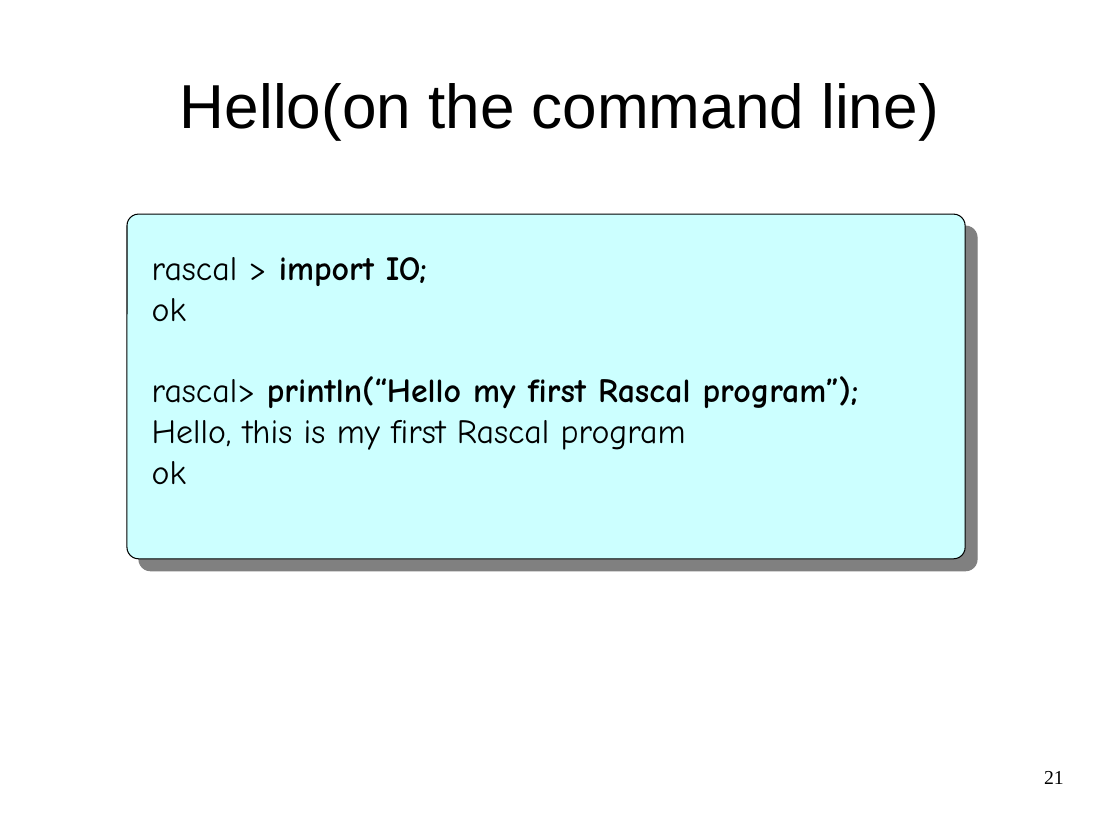
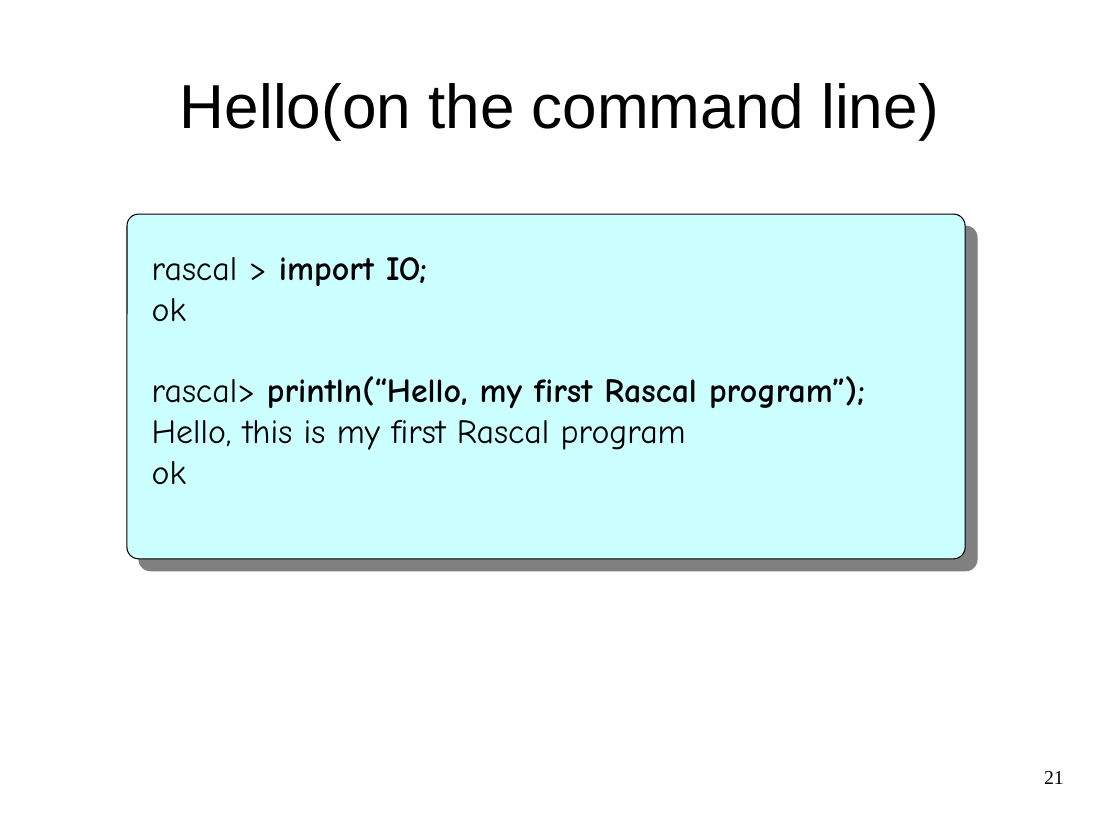
Before and after one commit to cwi-swat/meta-environment, a slide deck: slide 21 of meta-doc/analysis/rascal-slides/rascal-slides.odp. Drawn at 1120x840 pixels with LibreOffice and Linux fonts; fonts in the diff are those of the drawing; background and template pictures are left out. Boxes give left, top, right and bottom in pixels: in the first picture for what was removed or moved away, otherwise in the second. Text is boxed around its words. In the diff, an @@ line names an element or a change of style, - is before the commit and + after.

```diff
--- a/meta-doc/analysis/rascal-slides/rascal-slides.odp
+++ b/meta-doc/analysis/rascal-slides/rascal-slides.odp
@@ text at bbox=[152, 376, 865, 409]: text changed @@
-rascal> println(“Hello my first Rascal program”);
+rascal> println(“Hello, my first Rascal program”);
```
Also in this commit, not shown: 9 other slides changed.
